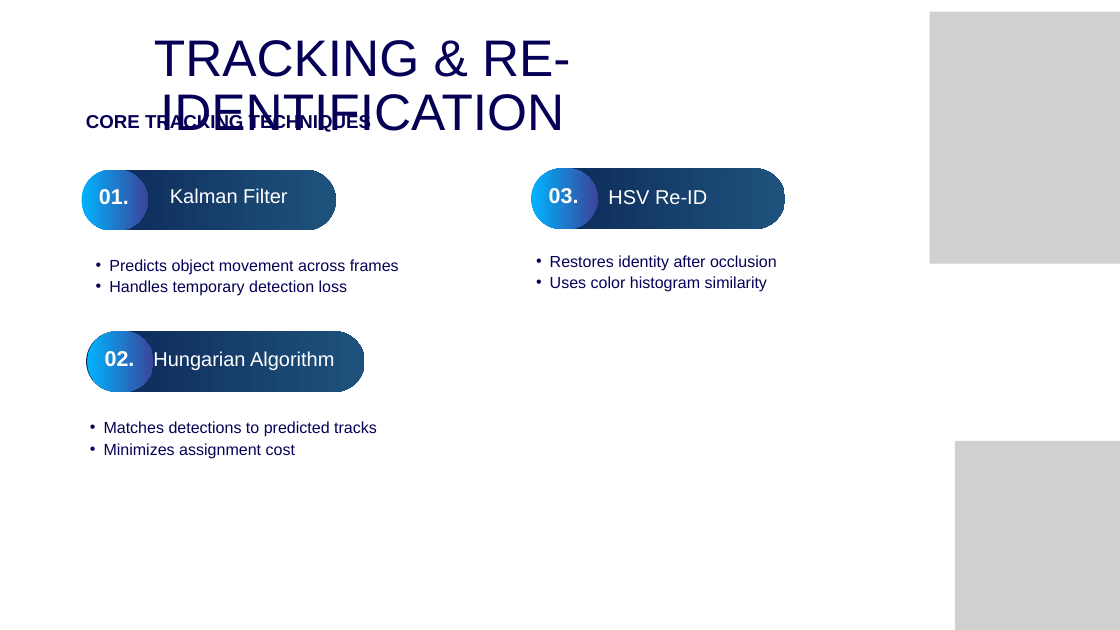
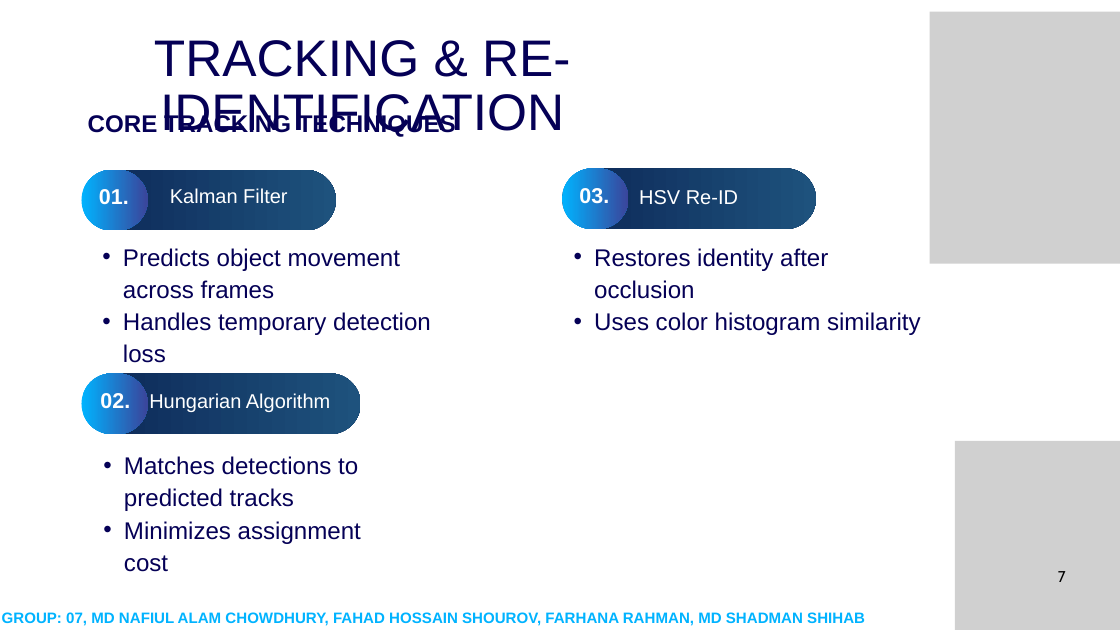
Before and after one commit to cyanide10/cse445project, a slide deck: slide 7 of other/445presentation.pptx. Drawn at 1120x630 pixels with LibreOffice and Linux fonts; fonts in the diff are those of the drawing; grey boxes stand for pictures; background and template pictures are left out. Boxes give left, top, right and bottom in pixels: in the first picture for what was removed or moved away, otherwise in the second. Text is boxed around its words. In the diff, an @@ line names an element or a change of style, - is before the commit and + after.

Commit message:
slide updated

```diff
--- a/other/445presentation.pptx
+++ b/other/445presentation.pptx
@@ text "CORE TRACKING TECHNIQUES" at [88,112,456,137]: size 24 to 31 pt; line spacing 25pt to 32.2pt @@
@@ 2 texts, 2 freeform shapes: place and size @@
-2 texts, 2 freeform shapes at [531,169,785,229]
+2 texts, 2 freeform shapes at [562,169,816,229]
@@ text "Predicts object movement across frames": place and size @@
-text "Predicts object movement across frames" at [109,259,399,296]
+text "Predicts object movement across frames" at [123,248,431,363]
@@ text "Restores identity after occlusion": place and size @@
-text "Restores identity after occlusion" at [550,255,777,292]
+text "Restores identity after occlusion" at [594,248,921,335]
@@ 2 texts, 2 freeform shapes: place and size @@
-2 texts, 2 freeform shapes at [86,332,365,392]
+2 texts, 2 freeform shapes at [82,374,360,434]
@@ size 20.7 to 31 pt; indent changed; line spacing 27.7pt to 41.5pt in 3 elements at [123,248,431,363], [594,248,921,335], [124,456,361,572] @@
@@ text "Matches detections to predicted tracks": place and size @@
-text "Matches detections to predicted tracks" at [104,421,377,459]
+text "Matches detections to predicted tracks" at [124,456,361,572]
@@ text added at [1058,571,1066,582], 20 pt, text #000000 @@
+7
@@ text added at [2,612,865,626], 19.4 pt, text gradient #00B3FF to #3A459B, bold @@
+GROUP: 07, MD NAFIUL ALAM CHOWDHURY, FAHAD HOSSAIN SHOUROV, FARHANA RAHMAN, MD SHADMAN SHIHAB
```
Also in this commit, not shown: 11 other slides changed, 5 slides added, 1 slide removed.
